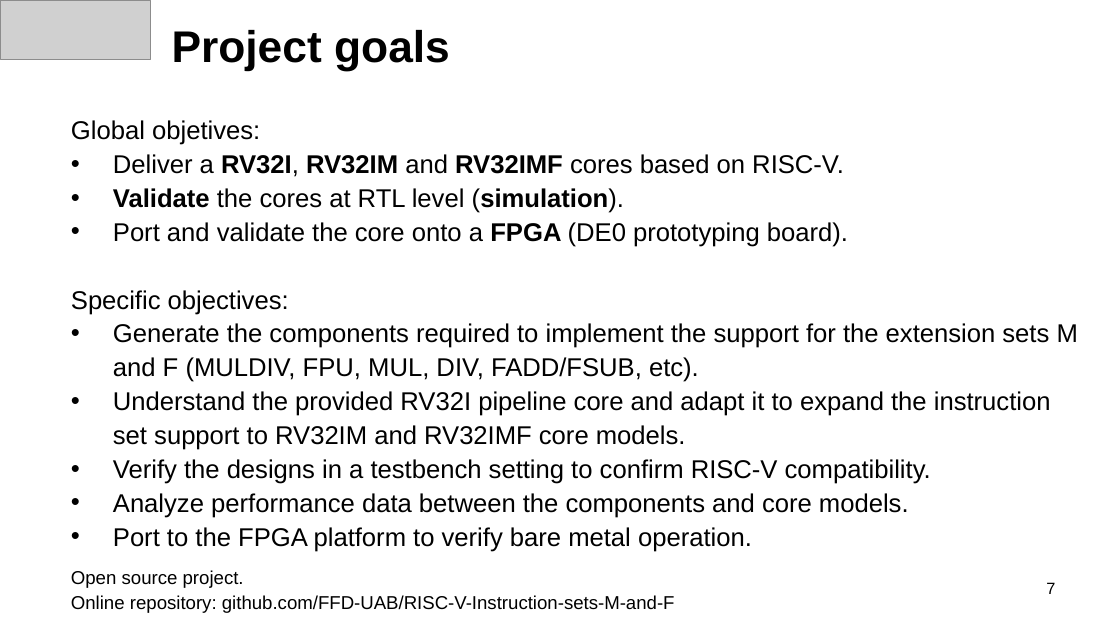
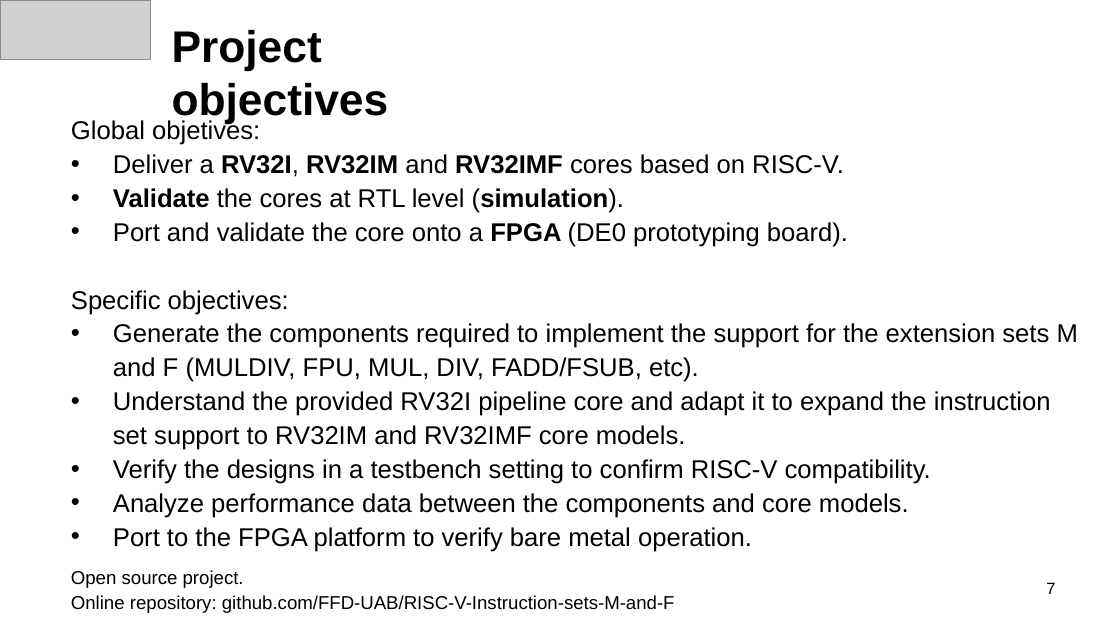
Before and after one commit to FFD-UAB/RISC-V-Instruction-sets-M-and-F, a slide deck: slide 7 of TFM_FFD_Slides3.pptx. Drawn at 1120x630 pixels with LibreOffice and Linux fonts; fonts in the diff are those of the drawing; grey boxes stand for pictures; background and template pictures are left out. Boxes give left, top, right and bottom in pixels: in the first picture for what was removed or moved away, otherwise in the second. Text is boxed around its words. In the diff, an @@ line names an element or a change of style, - is before the commit and + after.

```diff
--- a/TFM_FFD_Slides3.pptx
+++ b/TFM_FFD_Slides3.pptx
@@ text at bbox=[172, 30, 389, 123]: text changed @@
-Project goals
+Project objectives
```
Also in this commit, not shown: 5 other slides changed, 2 slides added, 1 other file.
